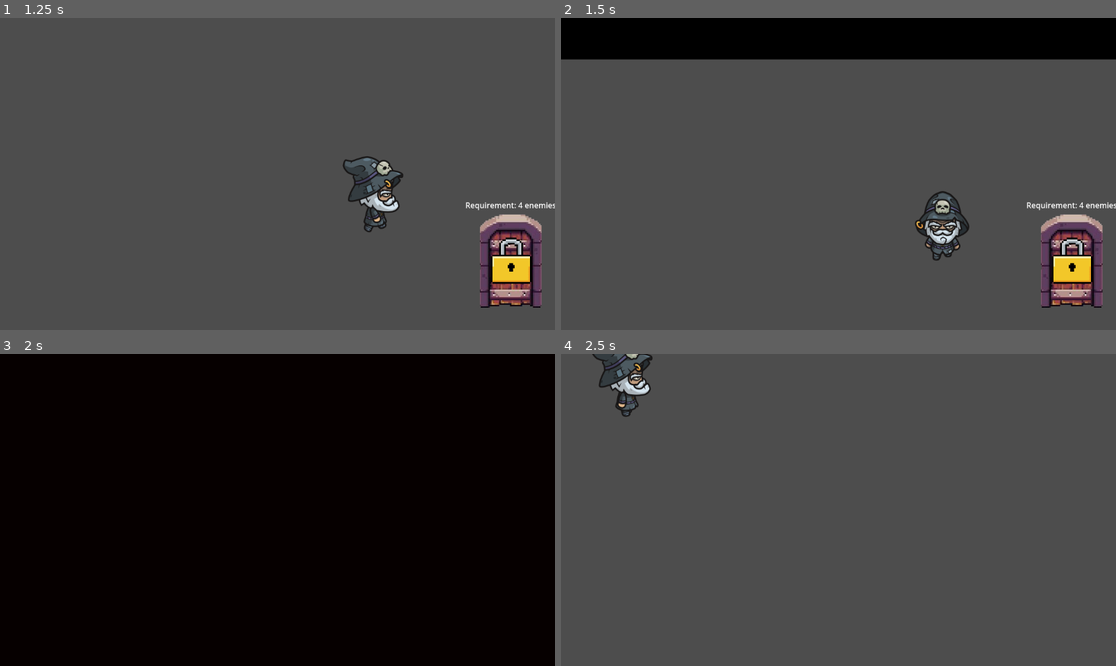
Above: before the commit, frames 1-4 (two rows, left to right).
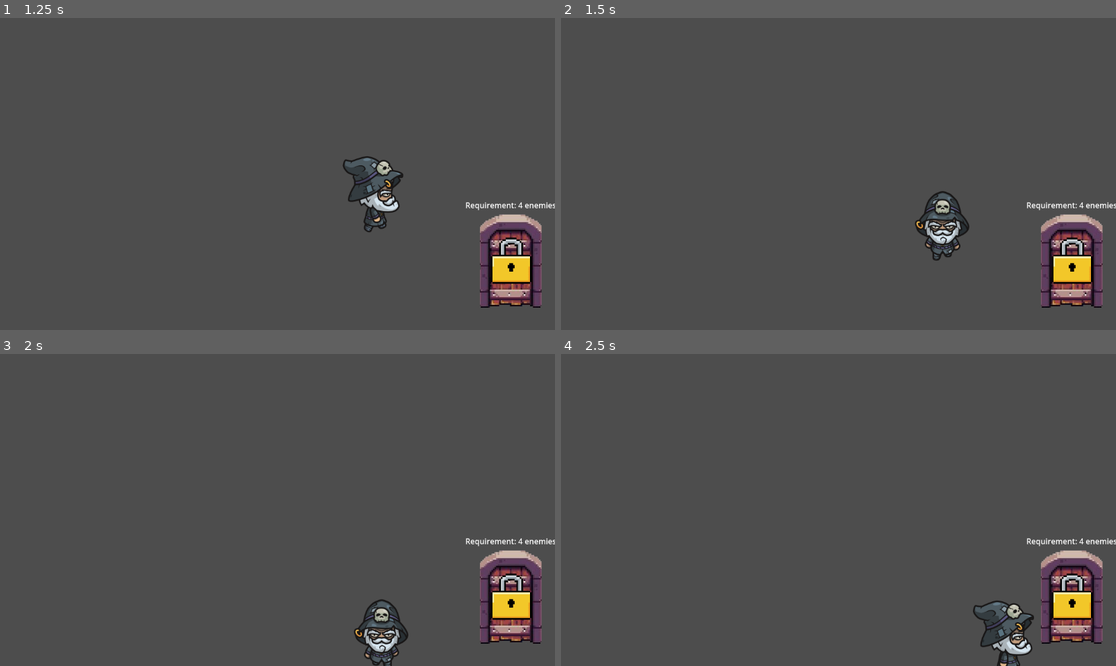
Above: after the commit, the same moments.

Repository: xpvanderhoek/GamonGames
Game: Godot game, scene res://Scenes/game.tscn
The game is run twice, just before and just after one commit, with the same random seed, the same clock (stepped at 60 frames per second) and the same inputs.
Inputs:
- Up to frame 1 (1.25 s): tap Enter at 0.5 s; hold Right (ui_right) from 0.53 s (still down); hold T from 0.53 s (still down); tap Space (ui_select) at 0.77, 1.07 s; tap Y at 0.8 s
- Up to frame 2 (1.5 s): release Right (ui_right) at 1.28 s; release T at 1.28 s; hold Down (ui_down) from 1.28 s (still down); tap Y at 1.35 s
- Up to frame 3 (2 s): keep holding Down (ui_down); tap Space (ui_select) at 1.52, 1.82 s; tap U at 1.55 s
- Up to frame 4 (2.5 s): release Down (ui_down) at 2.03 s; hold Right (ui_right) from 2.03 s (still down); hold U from 2.03 s (still down); tap Space (ui_select) at 2.3 s

Frame 1 is identical in both runs. In frame 2, 13% of the frame differs, in the area x 0-100%, y 0-14%; in frame 3, 99%, in the area x 0-100%, y 0-100%; in frame 4, 4.8%.

Commit message:
testscene setup

Diff:
--- a/gamon-games/Scenes/Transition.tscn.tscn
+++ /dev/null
@@ -1,12 +0,0 @@
-[gd_scene format=3 uid="uid://bigjekolshmqf"]
-
-[ext_resource type="Script" path="res://Scripts/transition.gd" id="1_hh481"]
-
-[node name="Transition_tscn" type="Control" unique_id=1201284063]
-layout_mode = 3
-anchors_preset = 15
-anchor_right = 1.0
-anchor_bottom = 1.0
-grow_horizontal = 2
-grow_vertical = 2
-script = ExtResource("1_hh481")
--- /dev/null
+++ b/gamon-games/Scenes/Transition/TransitionDemo.tscn
@@ -0,0 +1,19 @@
+[gd_scene format=3 uid="uid://cpvh51rdqo5g1"]
+
+[ext_resource type="Script" uid="uid://cywqqb5a8ykv" path="res://Scripts/Transition/transition_test.gd" id="1_abcde"]
+
+[node name="TransitionTest" type="Node2D" unique_id=161788783]
+script = ExtResource("1_abcde")
+
+[node name="Label" type="Label" parent="." unique_id=820340026]
+offset_left = 50.0
+offset_top = 50.0
+offset_right = 774.0
+offset_bottom = 150.0
+text = "TRANSITION TEST SCENE
+
+Press T for Fade
+Press Y for Slide
+Press U for Wipe
+
+Scene will loop to itself with transition effect!!!!!!!"
--- a/gamon-games/Scripts/Transition/TransitionManager.gd
+++ b/gamon-games/Scripts/Transition/TransitionManager.gd
@@ -1,4 +1,19 @@
 extends Node
+
+# GUIDE FOR THE STUPID AH TRANSITIONS!!!!!
+# Just use them whenever your changing from one scene to another, and they will handle the rest.
+# You can choose between fade, slide, or wipe transitions.
+#
+# Usage:
+#   TransitionManager.change_scene("res://Scenes/your_scene.tscn", TransitionManager.TransitionType.FADE)
+#   TransitionManager.change_scene("res://Scenes/your_scene.tscn", TransitionManager.TransitionType.SLIDE)
+#   TransitionManager.change_scene("res://Scenes/your_scene.tscn", TransitionManager.TransitionType.WIPE)
+#
+# Transition Types:
+#   FADE  - Fade to black
+#   SLIDE - Slide in/out
+#   WIPE  - Wipe effect
+
 
 var transition_layer: CanvasLayer = null
 
@@ -8,6 +23,7 @@
 	WIPE = 2
 }
 
+## Paths to transition scenes
 var transition_paths = {
 	TransitionType.FADE: "res://Scenes/Transition/FadeTransition.tscn",
 	TransitionType.SLIDE: "res://Scenes/Transition/SlideTransition.tscn",
@@ -18,20 +34,19 @@
 func _ready() -> void:
 	_setup_transition(TransitionType.FADE)
 
-
 func _setup_transition(transition_type: int = TransitionType.FADE) -> void:
 	if transition_layer:
 		transition_layer.queue_free()
 
-	var transition_scene = load(transition_paths[transition_type])
-	transition_layer = transition_scene.instantiate()
-	get_tree().root.add_child(transition_layer)
+	var transition_scene_resource = load(transition_paths[transition_type])
+	var new_transition_layer = transition_scene_resource.instantiate()
 
+	get_tree().root.add_child(new_transition_layer)
+	transition_layer = new_transition_layer
 
 func change_scene(scene_path: String, transition_type: int = TransitionType.FADE) -> void:
 	_setup_transition(transition_type)
 	await get_tree().process_frame
-
 	await transition_layer.fade_in()
 	get_tree().change_scene_to_file(scene_path)
 	await transition_layer.fade_out()
--- /dev/null
+++ b/gamon-games/Scripts/Transition/transition_test.gd
@@ -0,0 +1,20 @@
+extends Node
+
+@export var test_scene_path: String = "res://Scenes/Transition/TransitionTest.tscn"
+
+
+func _process(delta: float) -> void:
+	if Input.is_action_just_pressed("ui_select"):  # Space
+		TransitionManager.change_scene(test_scene_path, TransitionManager.TransitionType.FADE)
+
+	if Input.is_key_pressed(KEY_T):
+		# Fade transition
+		TransitionManager.change_scene(test_scene_path, TransitionManager.TransitionType.FADE)
+
+	if Input.is_key_pressed(KEY_Y):
+		# Slide transition
+		TransitionManager.change_scene(test_scene_path, TransitionManager.TransitionType.SLIDE)
+
+	if Input.is_key_pressed(KEY_U):
+		# Wipe transition
+		TransitionManager.change_scene(test_scene_path, TransitionManager.TransitionType.WIPE)
--- a/gamon-games/Scripts/game.gd
+++ b/gamon-games/Scripts/game.gd
@@ -1,17 +1,7 @@
 extends Node
 
-@export var test_scene_path: String = "res://Scenes/character.tscn"
-
 func _process(delta: float) -> void:
-	if Input.is_key_pressed(KEY_T):
-		# Default: Fade transition
-		TransitionManager.change_scene(test_scene_path, TransitionManager.TransitionType.FADE)
-	if Input.is_key_pressed(KEY_Y):
-		# Slide transition
-		TransitionManager.change_scene(test_scene_path, TransitionManager.TransitionType.SLIDE)
-	if Input.is_key_pressed(KEY_U):
-		# Wipe transition
-		TransitionManager.change_scene(test_scene_path, TransitionManager.TransitionType.WIPE)
+	pass
 
 func _ready() -> void:
 	pass
Not shown, added: gamon-games/Scripts/Transition/transition_test.gd.uid
